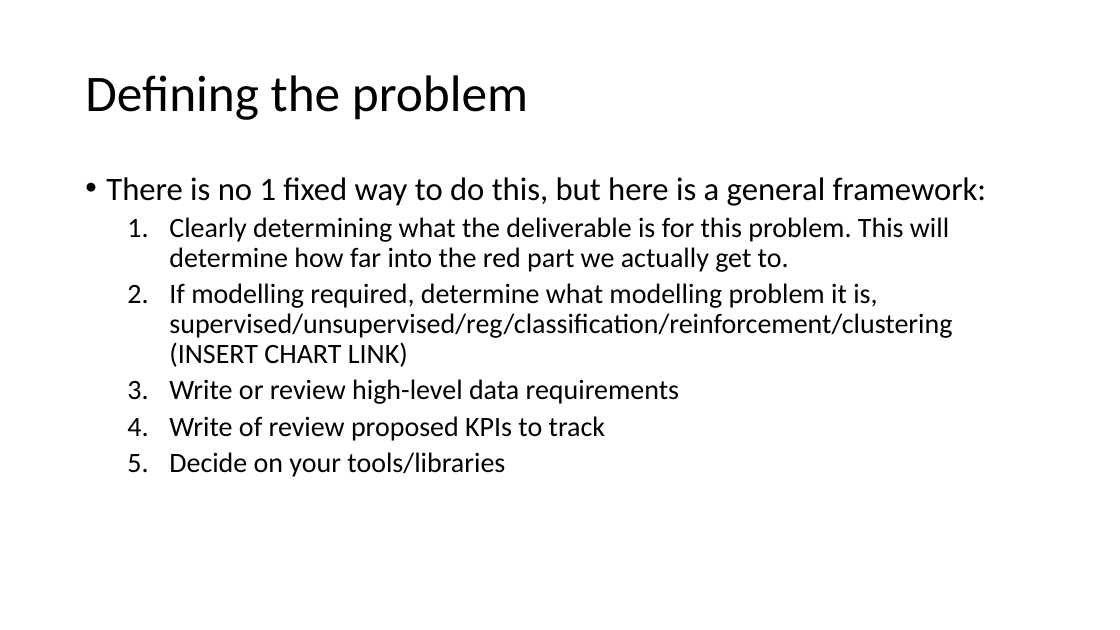
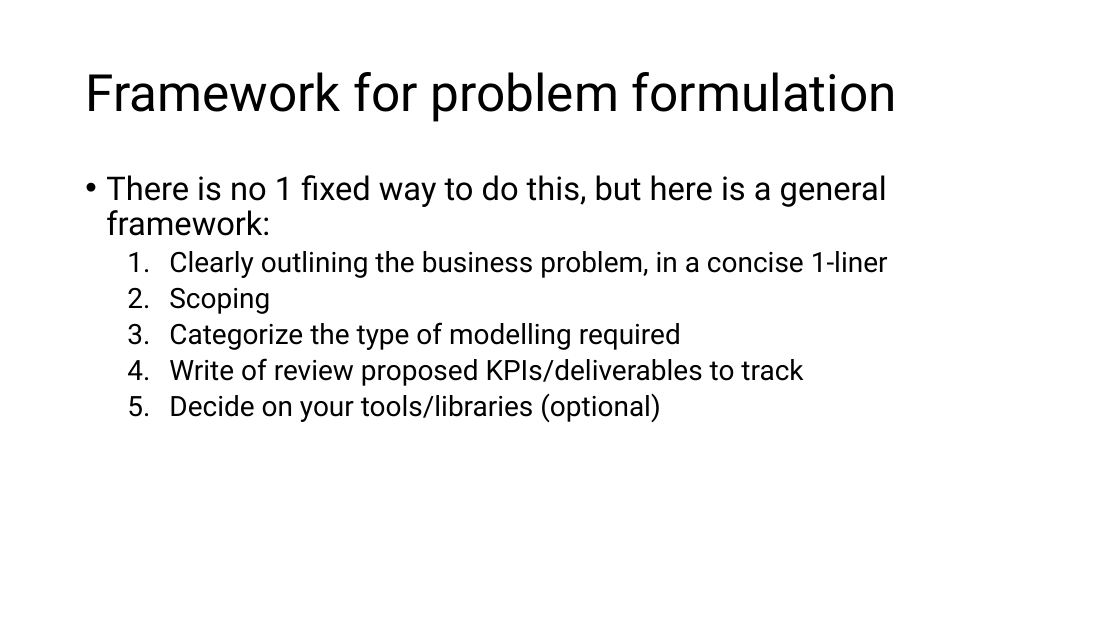
Before and after one commit to jtsw1990/datascience-eda-prezo, a slide deck: slide 6 of Problem Formulation & EDA.pptx. Drawn at 1120x630 pixels with LibreOffice and Linux fonts; fonts in the diff are those of the drawing. Boxes give left, top, right and bottom in pixels: in the first picture for what was removed or moved away, otherwise in the second. Text is boxed around its words. In the diff, an @@ line names an element or a change of style, - is before the commit and + after.

```diff
--- a/Problem Formulation & EDA.pptx
+++ b/Problem Formulation & EDA.pptx
@@ title at <box>85,72,897,122</box>: text changed; font Calibri to Roboto @@
-Defining the problem
+Framework for problem formulation
@@ text at <box>106,175,887,236</box>: font Calibri to Roboto in "There is no 1 fixed way to ..." @@
@@ text at <box>169,251,888,423</box>: text changed; font Calibri to Roboto @@
-  1. Clearly determining what the deliverable is for this problem. This will determine how far into the red part we actually get to.
-  2. If modelling required, determine what modelling problem it is, supervised/unsupervised/reg/classification/reinforcement/clustering (INSERT CHART LINK)
-  3. Write or review high-level data requirements
-  4. Write of review proposed KPIs to track
-  5. Decide on your tools/libraries
+  1. Clearly outlining the business problem, in a concise 1-liner
+  2. Scoping
+  3. Categorize the type of modelling required
+  4. Write of review proposed KPIs/deliverables to track
+  5. Decide on your tools/libraries (optional)
```
Also in this commit, not shown: 9 other slides changed, 6 slides added, 1 slide removed, 1 other file.
